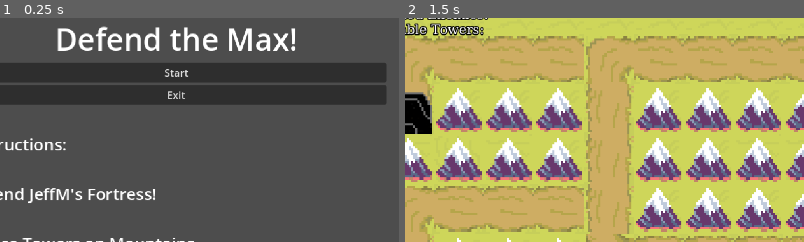
Above: before the commit, frames 1-2 (left to right).
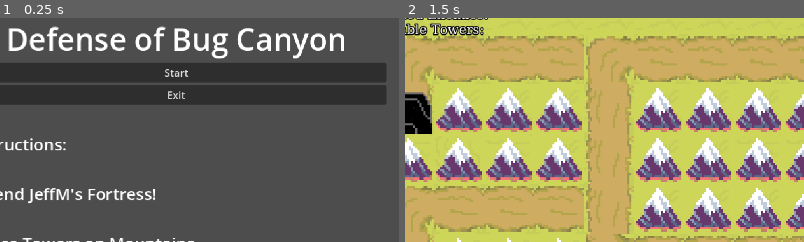
Above: after the commit, the same moments.

Repository: MeKamm74/Minnhax2025
Game: Godot game, scene res://main_menu.tscn
Same seed, same stepped clock (60 frames per second), same inputs: the game is played once before the commit and once after it.
Inputs (mouse positions are % of the whole screen's width and height, from its top left):
- Up to frame 1 (0.25 s): no input
- Up to frame 2 (1.5 s): click "Start" at 0.5 s; tap Enter at 1.25 s; move the mouse to (72, 45) at 1.27 s; press the mouse at (72, 45) at 1.28 s
The pictures show only the part of the screen within x 6-56%, y 3-53%; the shares and areas given below are measured in that part.

The runs differ from the first frame. In frame 1, 4.3% of the frame differs, in the area x 2-87%, y 3-19%; in frame 2, nothing differs.

Commit message:
change name

Diff:
--- a/main_menu.tscn
+++ b/main_menu.tscn
@@ -70,7 +70,7 @@
 
 [node name="Label" type="Label" parent="CenterContainer/VBoxContainer/MarginContainer/VBoxContainer"]
 layout_mode = 2
-text = "Defend the Max!"
+text = "Defense of Bug Canyon"
 label_settings = SubResource("LabelSettings_06t4h")
 horizontal_alignment = 1
 
--- a/project.godot
+++ b/project.godot
@@ -10,10 +10,12 @@
 
 [application]
 
-config/name="Minnhax2025"
+config/name="Defense of Bug Canyon"
+config/description="A tower defense game where you must protect JeffM's fortress from the bugs."
 run/main_scene="uid://h76i8cdke3c8"
 config/features=PackedStringArray("4.5", "GL Compatibility")
-config/icon="res://icon.svg"
+boot_splash/image="uid://bj6kji8hyfwnw"
+config/icon="uid://bj6kji8hyfwnw"
 
 [autoload]
 
Not shown, changed: export_presets.cfg
